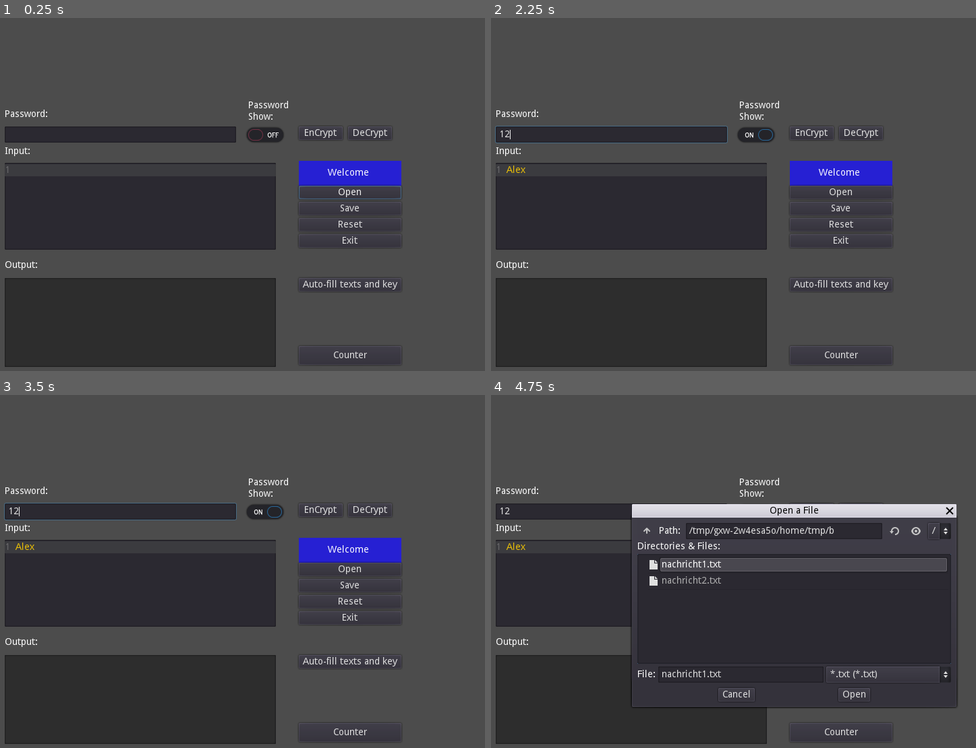
Above: before the commit, frames 1-4 (two rows, left to right).
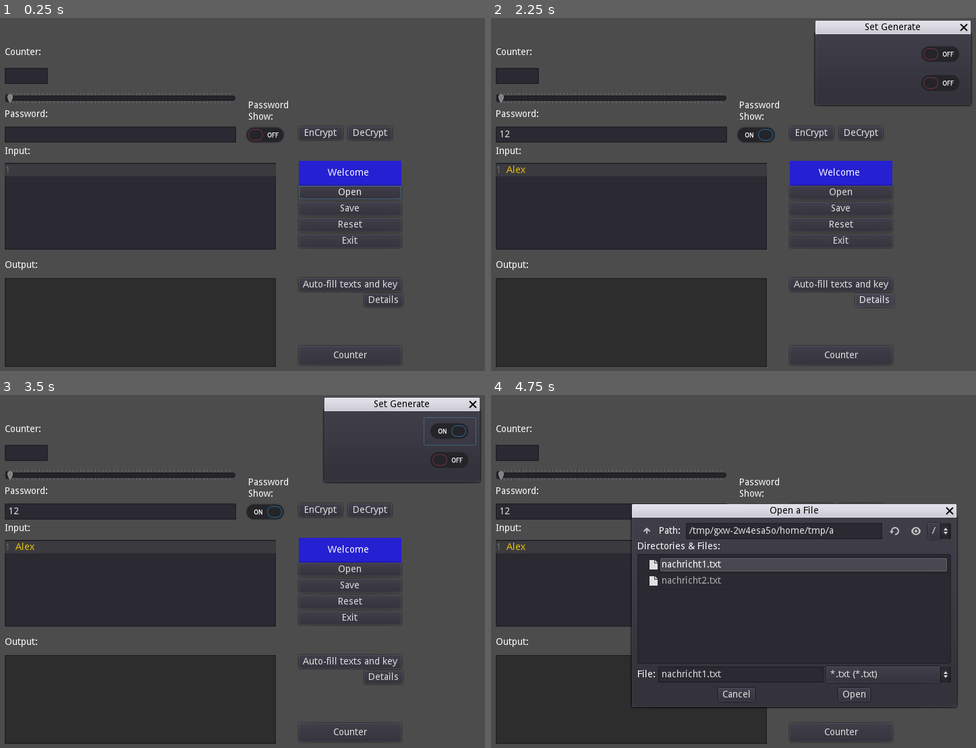
Above: after the commit, the same moments.

Repository: GizehFire/SimLuth
Game: Godot game, scene res://myDialoge.tscn
The game is run twice, just before and just after one commit, with the same random seed, the same clock (stepped at 60 frames per second) and the same inputs.
Inputs (mouse positions are in pixels of both pictures, inside the frame that each line leads up to):
- Up to frame 1 (0.25 s): no input
- Up to frame 2 (2.25 s): click (631, 205) at 0.52 s; type "Alex" at 0.6 s; click (612, 134) at 0.75 s; type "12" at 0.83 s; click (757, 134) at 1.25 s; click (874, 300) at 2 s, where only the run after the commit has a clickable "Details"
- Up to frame 3 (3.5 s): click (451, 430) at 2.77 s
- Up to frame 4 (4.75 s): click (942, 462) at 3.52 s; click "Open" at 4.25 s

The runs differ from the first frame. In frame 1, 1.4% of the frame differs, in the area x 0-83%, y 8-82%; in frame 2, 5.3%; in frame 3, 5.3%, in the area x 0-100%, y 0-82%; in frame 4, 1.3%.

Commit message:
Version 8

Diff:
--- a/myDialoge.gd
+++ b/myDialoge.gd
@@ -20,22 +20,6 @@
 	$OpenDialog.add_filter("*.txt")
 	$SaveDialog.add_filter("*.txt")
 
-#	var key = "My secret key!!!" # Key must be either 16 or 32 bytes.
-#	var data = "My secret text!!" # Data size must be multiple of 16 bytes, apply padding if needed.
-#
-#	# Encrypt ECB
-#	aes.start(AESContext.MODE_ECB_ENCRYPT, key.to_utf8())
-#	var encrypted = aes.update(data.to_utf8())
-#	aes.finish()
-#	print(encrypted)
-#
-#	# Decrypt ECB
-#	aes.start(AESContext.MODE_ECB_DECRYPT, key.to_utf8())
-#	var decrypted = aes.update(encrypted)
-#	aes.finish()
-#	# Check ECB
-#	assert(decrypted == data.to_utf8())
-#	print(decrypted.get_string_from_ascii())
 	pass
 
 func Date_Encrypt():
@@ -212,3 +196,66 @@
 	$InputText.text = fuellung(128)
 
 	pass # Replace with function body.
+
+
+func _on_DetailsButton_pressed():
+
+	$DetailsDialog.popup()
+
+	pass # Replace with function body.
+
+
+func _on_HSlider_value_changed(value):
+
+	var werte:int
+
+	werte = $HSlider.value
+
+	$HSlider/TextEditHSliderCounter.text = str(werte)
+
+	pass # Replace with function body.
+
+
+func _on_TextEditHSliderCounter_text_changed():
+
+	var counter_last_char:int
+	var tastencode:int
+	var textswap:String
+	var textswap2:String
+
+	var myKeyPr = InputEventKey.new()
+
+	#counter_last_char = $HSlider/TextEditHSliderCounter.text.length()
+	#textswap = $HSlider/TextEditHSliderCounter.text
+
+	#if not $HSlider/TextEditHSliderCounter.text.is_valid_integer():
+
+		#textswap.erase(counter_last_char-1,1)
+		#$HSlider/TextEditHSliderCounter.text = textswap
+		#$HSlider/TextEditHSliderCounter.undo()
+
+	#if myKeyPr.scancode() == 0:
+
+	#print(Input.get_scancode())
+
+	# print("Log: " + str(counter_last_char) + " " + str(tastencode))
+
+	#for _tastencode in range(52):
+
+	#if Input.is_key_pressed(48) in range(52):
+	# print("Log: " + "Pressed Number 0")
+
+	if Input.is_key_pressed(48 - 57):
+		_input(42)
+
+	pass # Replace with function body.
+
+func _input(ev):
+
+	var tastencode:String
+
+	if ev is InputEventKey:
+		if ev.scancode >= 48 and ev.scancode <= 57:
+			#print("Taste 0 bis 9")
+			print(char(ev.scancode))
+	pass
--- a/myDialoge.tscn
+++ b/myDialoge.tscn
@@ -182,6 +182,61 @@
 margin_bottom = 406.0
 text = "Auto-fill texts and key"
 
+[node name="DetailsDialog" type="WindowDialog" parent="."]
+margin_left = 800.0
+margin_top = 24.0
+margin_right = 1030.0
+margin_bottom = 129.0
+window_title = "Set Generate"
+
+[node name="MCountKeyFieldCheckButton2" type="CheckButton" parent="DetailsDialog"]
+margin_left = 148.0
+margin_top = 10.0
+margin_right = 224.0
+margin_bottom = 50.0
+
+[node name="MCountTextCheckButton" type="CheckButton" parent="DetailsDialog"]
+margin_left = 148.0
+margin_top = 53.0
+margin_right = 224.0
+margin_bottom = 93.0
+
+[node name="DetailsButton" type="Button" parent="."]
+margin_left = 621.0
+margin_top = 409.0
+margin_right = 678.0
+margin_bottom = 429.0
+text = "Details"
+
+[node name="HSlider" type="HSlider" parent="."]
+margin_left = 88.0
+margin_top = 108.0
+margin_right = 431.0
+margin_bottom = 131.0
+min_value = 16.0
+max_value = 4096.0
+value = 16.0
+tick_count = 60
+ticks_on_borders = true
+
+[node name="LabelCounterSlider" type="Label" parent="HSlider"]
+margin_top = -64.0
+margin_right = 58.0
+margin_bottom = -50.0
+text = "Counter: "
+
+[node name="TextEditHSliderCounter" type="TextEdit" parent="HSlider"]
+margin_top = -34.0
+margin_right = 64.0
+margin_bottom = -10.0
+context_menu_enabled = false
+shortcut_keys_enabled = false
+virtual_keyboard_enabled = false
+middle_mouse_paste_enabled = false
+selecting_enabled = false
+deselect_on_focus_loss_enabled = false
+drag_and_drop_selection_enabled = false
+
 [connection signal="pressed" from="InfoBox/VBoxContainer/OpenButton" to="." method="_on_OpenButton_pressed"]
 [connection signal="pressed" from="InfoBox/VBoxContainer/SaveButton" to="." method="_on_SaveButton_pressed"]
 [connection signal="pressed" from="InfoBox/VBoxContainer/ResetButton" to="." method="_on_ResetButton_pressed"]
@@ -192,3 +247,6 @@
 [connection signal="pressed" from="CheckButton" to="." method="_on_CheckButton_pressed"]
 [connection signal="pressed" from="CounterButton" to="." method="_on_CounterButton_pressed"]
 [connection signal="pressed" from="AutoFillButton" to="." method="_on_AutoFillButton_pressed"]
+[connection signal="pressed" from="DetailsButton" to="." method="_on_DetailsButton_pressed"]
+[connection signal="value_changed" from="HSlider" to="." method="_on_HSlider_value_changed"]
+[connection signal="text_changed" from="HSlider/TextEditHSliderCounter" to="." method="_on_TextEditHSliderCounter_text_changed"]
